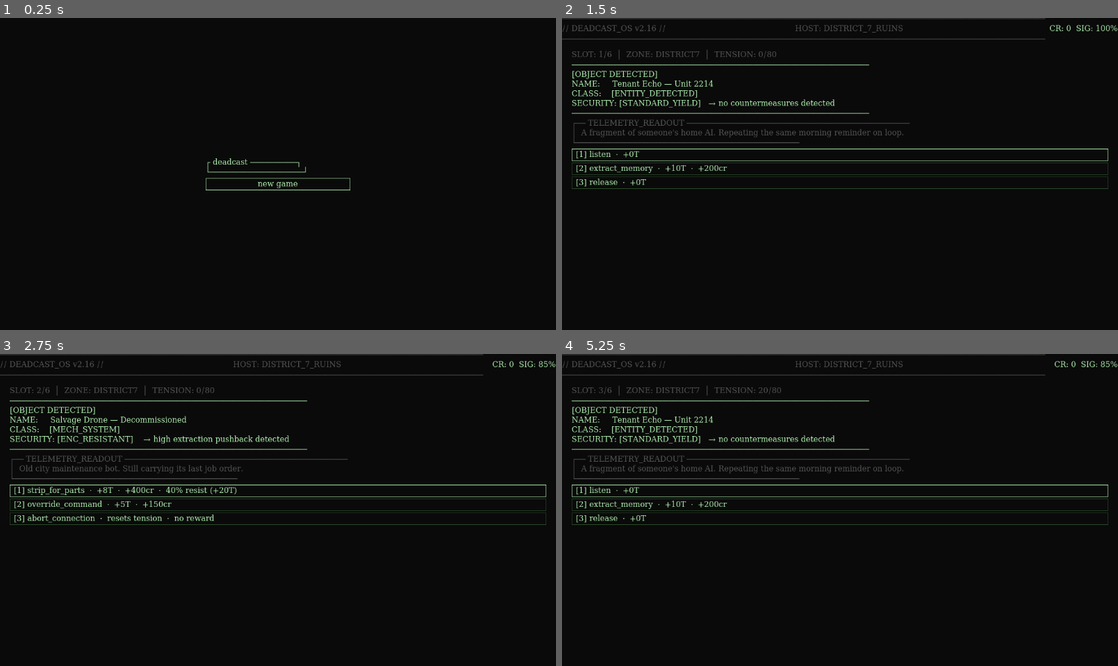
Above: before the commit, frames 1-4 (two rows, left to right).
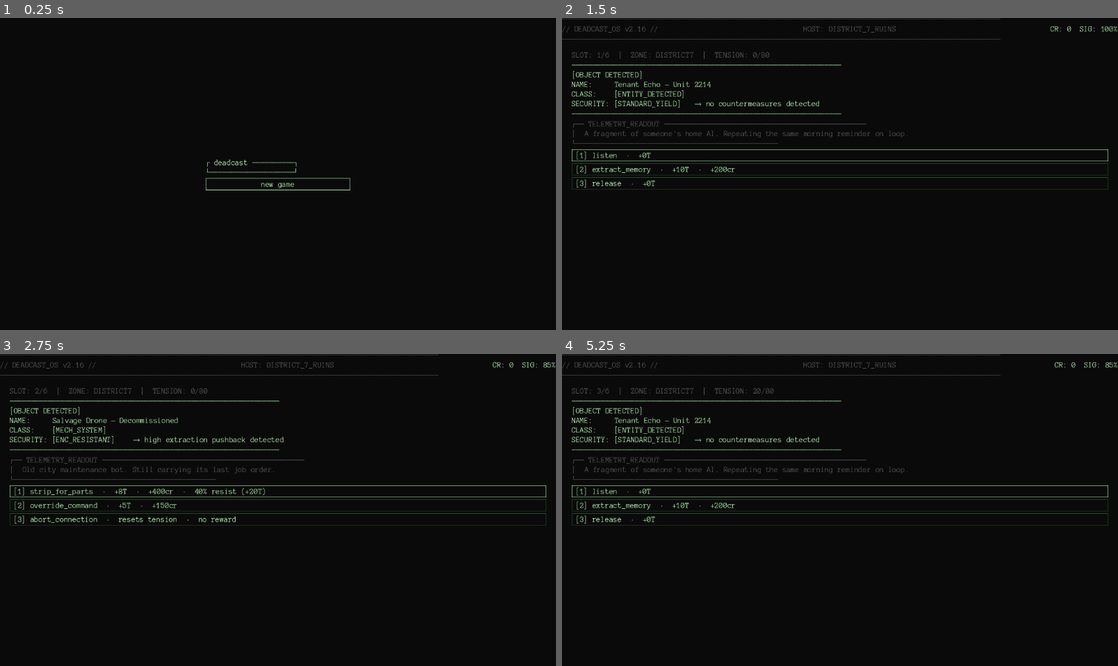
Above: after the commit, the same moments.

Repository: Teeohbee/deadcast
Game: Godot game, scene res://scenes/title_screen/TitleScreen.tscn
Same seed, same stepped clock (60 frames per second), same inputs: the game is played once before the commit and once after it.
Inputs (mouse positions are in pixels of both pictures, inside the frame that each line leads up to):
- Up to frame 1 (0.25 s): no input
- Up to frame 2 (1.5 s): click "new game" at 0.5 s; click "[ READY TO DIVE ]" at 1.25 s
- Up to frame 3 (2.75 s): click "[1] listen · +0T" at 2 s
- Up to frame 4 (5.25 s): click "[1] strip_for_parts · +8T · +…" at 2.75 s; tap Enter at 3.5 s; move the mouse to (962, 494) at 3.52 s; hold Space (action_reel) 3.53-4.25 s; click (962, 494) at 3.67 s; drag from (728, 525) to (812, 572) at 4.27 s; click "[CONTINUE →]" at 5 s

The runs differ from the first frame. In frame 1, 0.2% of the frame differs, in the area x 37-55%, y 44-55%; in frame 2, 6.5%; in frame 3, 7.1%, in the area x 0-100%, y 0-56%; in frame 4, 6.5%.

Commit message:
fix: embed Anonymous Pro font to fix unicode rendering in web export

Diff:
--- a/autoload/UIStyle.gd
+++ b/autoload/UIStyle.gd
@@ -17,8 +17,8 @@
 func get_theme() -> Theme:
 	if _theme:
 		return _theme
-	var font := SystemFont.new()
-	font.font_names = PackedStringArray(["Courier New", "Courier", "monospace"])
+	var font := FontFile.new()
+	font.load_dynamic_font("res://fonts/AnonymousPro-Regular.ttf")
 	_theme = Theme.new()
 	_theme.set_font("font", "Label", font)
 	_theme.set_font("font", "Button", font)
Binary file added: fonts/AnonymousPro-Regular.ttf
